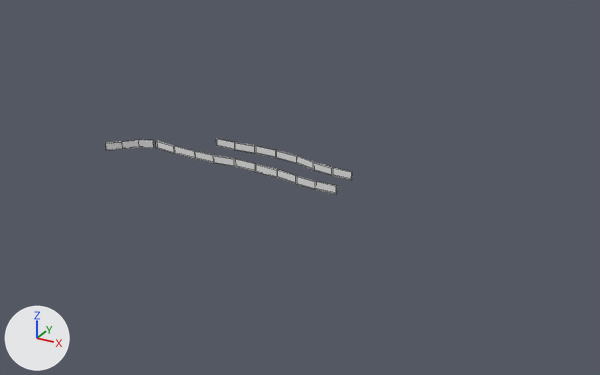
A saved change to the FBX model Motores 2/Assets/3D Models/Paredes.fbx.
Before and after are seen from a camera (50 mm lens) standing at (105.9, -167.4, 81.5) and looking at (11.9, 3.4, -3.9). The axes (+X, +Y, +Z) are drawn at lower left. The lights are the same throughout. Mesh edges are drawn as thin lines. Where no turn or scale is listed for an object, it has been applied to the vertices.
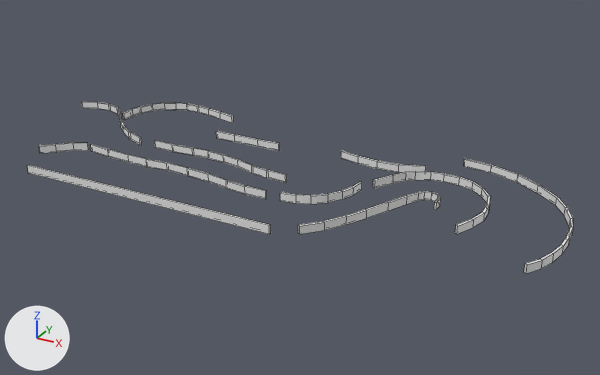
Changed parts and their boxes [x1, y1, x2, y2] in the pictures (600 x 375 px; the box of a moved part takes in the faces that stretch with it):
'Cube.007', reshaped, moved (121% wider, 209% taller)
    before: [106, 139, 353, 194]
    after: [27, 102, 573, 274]
part 1 of me_cube_048, moved or reshaped
    before: [156, 141, 337, 194]
    after: [91, 144, 267, 199]
part 2 of me_cube_048, rebuilt
    before: [216, 139, 353, 180]
    after: [154, 140, 287, 183]
part 3 of me_cube_048, added
    after: [27, 151, 573, 274]
part 4 of me_cube_048, added
    after: [82, 102, 280, 151]

The change, as a list of edits to the scene's bpy script:
```text
Change me_cube_048:
    used by ob_cube_007; location = (0.0, 0.0, 0.0)
    remove me_cube_048.from_pydata(...)  # 88 vertices, 66 faces; spans x -44.2..24.8, y -5.7..12.5, z -1.0..1.0
    add me_cube_048.from_pydata(...)  # 400 vertices, 288 faces; spans x -59.6..92.8, y -17.1..43.8, z -1.5..1.4
    me_cube_048 part 1: the loose piece of 40 vertices spanning x -32.9..24.8, y -1.8..2.8, z -1.0..1.0 is moved by (0.0, 0.0, -0.2)
    me_cube_048 part 2: the loose piece of 32 vertices spanning x -19.2..24.3, y 7.8..12.5, z -1.0..1.0 is rebuilt with 36 vertices and now spans x -19.2..24.3, y 8.7..13.4, z -1.0..1.0
    me_cube_048 part 3: 212 vertices added at x -36.5..92.8, y -17.1..41.9, z -1.5..1.0
    me_cube_048 part 4: 96 vertices added at x -59.6..11.8, y 12.1..43.8, z -1.0..1.4
Change ob_cube_007:
    ob_cube_007.location: (0.0, 0.0, 0.0) -> (-12.7, -12.1, 0.9)
```
